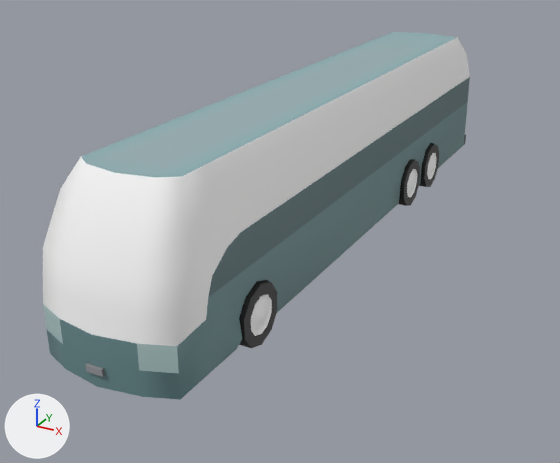
Two versions of the glTF model EverythingLibraryBrowser/models/vehicles/vehicles-buses-trains-coach-bus/vehicles-buses-trains-coach-bus_v1.glb, one commit apart.
Camera for both pictures: a 50 mm lens placed at (6.16, -12.73, 6.13), pointed at (-0.26, -1.07, 0.29). Every picture has the same lights, and +X, +Y and +Z are marked at lower left. The older version comes first. Vertices at exactly the same position are counted once.

Objects in the first picture: 'Coach Bus'.
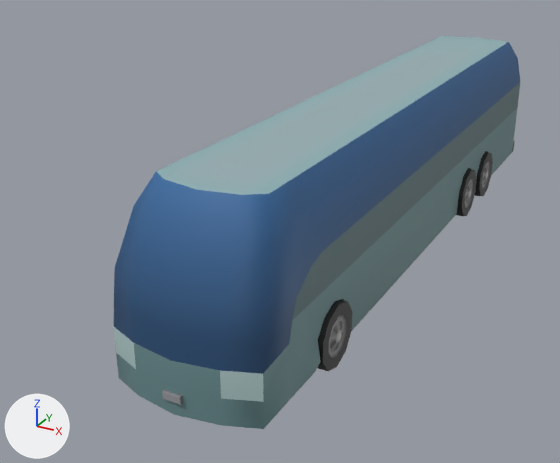
The change in detail:
me_mesh_002 is used by ob_coach_bus; location (0.0, 0.0, 0.0).
me_mesh_002 had 828 vertices, 1452 faces and spanned x -1.22..1.22, y -6.5..6.5, z 0.0..2.94.
me_mesh_002 no longer uses material mat_mat_standard_039.
me_mesh_002 now has 334 vertices, 534 faces and spans x -1.22..1.22, y -6.46..6.22, z 0.18..2.94.
me_mesh_002 part 1: 9 loose pieces with 76 vertices, spanning x -1.11..1.11, y -6.5..6.5, z 0.22..1.1, are deleted.
me_mesh_002 part 2: 418 vertices removed from x -1.18..1.18, y -6.46..6.38, z 0.0..2.94.
me_mesh_002 part 3: 465 kept faces spanning x -1.22..1.22, y -6.42..3.65, z 0.18..2.94 get new vertex colours; the middle colour goes from white #ffffff to grey #777777.
Mesh me_mesh_001 is new.
It has 554 vertices, 918 faces and spans x -1.18..1.18, y -6.5..6.5, z 0.0..2.94.
It uses material mat_mat_standard_039.
Object 'Coach Bus' (ob_coach_bus) moves from (0.0, 0.0, 0.0) to (1.22, 0.0, 0.0).
Object 'Coach Bus.001' (ob_coach_bus_001) is new; it shows me_mesh_001.
Its location is (1.22, 0.0, 0.0).

Location of each change, [x1, y1, x2, y2] in pixels of the pictures (560 x 463 px):
'Coach Bus', reshaped, moved (10% shorter): before [43, 32, 470, 400]; after [114, 42, 520, 374]
'Coach Bus.001', added: after [114, 36, 520, 429]
part 1 of me_mesh_002, deleted (mostly hidden): before [43, 134, 466, 377]
part 2 of me_mesh_002, deleted: before [43, 32, 470, 400]
part 3 of me_mesh_002, recoloured (darker): before [43, 140, 437, 336]; after [114, 152, 490, 358]
